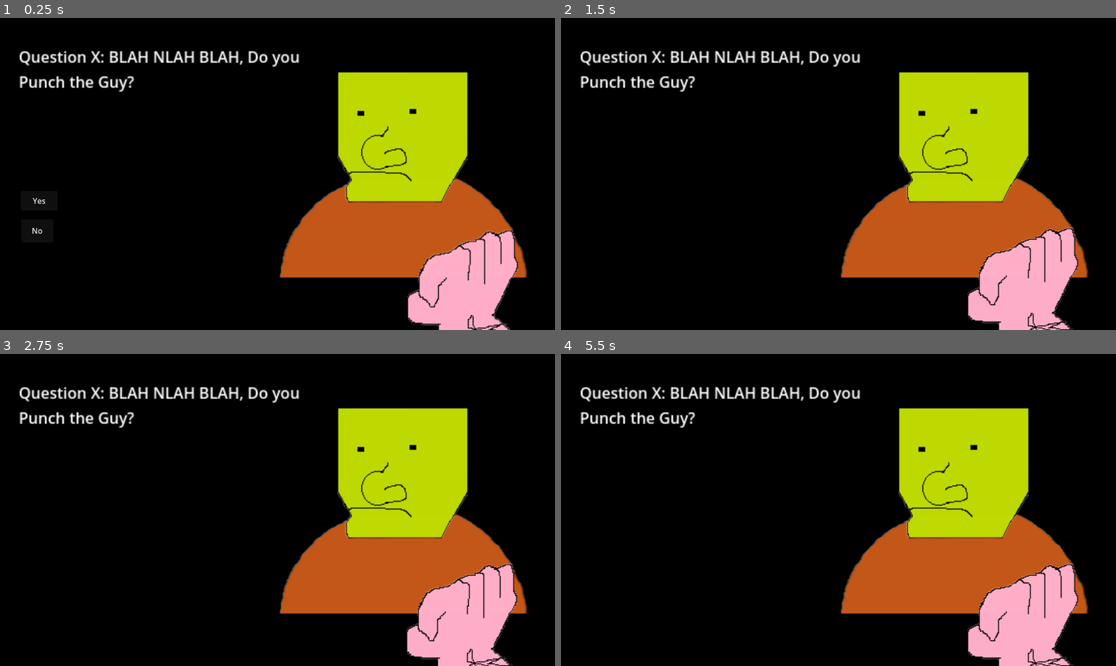
Above: before the commit, frames 1-4 (two rows, left to right).
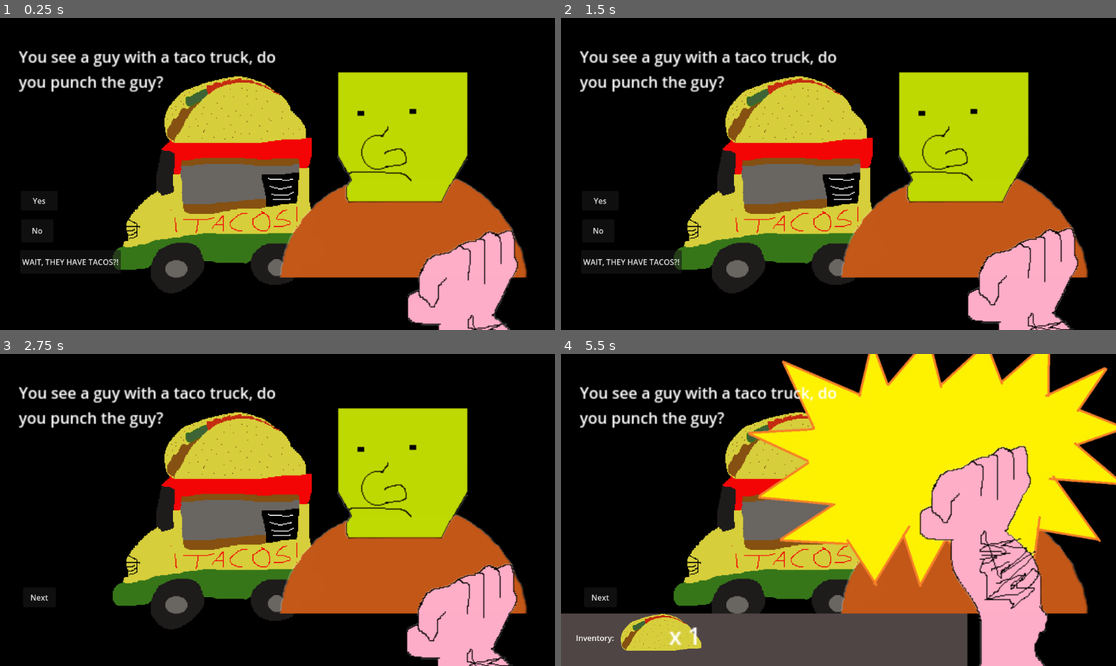
Above: after the commit, the same moments.

Repository: Do-You-Punch-The-Guy-Studios/do-you-punch-the-guy
Game: Godot game, scene res://scenes/the_guy_root_scene.tscn
The game is run twice, just before and just after one commit, with the same random seed, the same clock (stepped at 60 frames per second) and the same inputs.
Inputs (mouse positions are in pixels of both pictures, inside the frame that each line leads up to):
- Up to frame 1 (0.25 s): no input
- Up to frame 2 (1.5 s): click "Yes" at 0.5 s; click "Next" at 1.25 s
- Up to frame 3 (2.75 s): click (38, 566) at 2 s, where only the run after the commit has a clickable "No"
- Up to frame 4 (5.5 s): click (599, 597) at 2.75 s, where only the run after the commit has a clickable "Next"; click (633, 597) at 3.5 s, where only the run after the commit has a clickable "WAIT, THEY HAVE TACOS?!"; click (599, 597) at 4.25 s, where only the run after the commit has a clickable "Next"; click (599, 538) at 5 s, where only the run after the commit has a clickable "Yes"

The runs differ from the first frame. In frame 1, 18% of the frame differs, in the area x 3-57%, y 10-89%; in frame 2, 19%; in frame 3, 18%; in frame 4, 61%, in the area x 0-100%, y 0-100%.
Error before the commit: Invalid access to property or key 'question23' on a base object of type 'Dictionary'. (res://code/do-you-punch-the-guy-main.gd:117)

Commit message:
shop and punching the guy makes a noise!!!

Diff:
--- /dev/null
+++ b/code/attributions.json
@@ -0,0 +1 @@
+{"sound_url": "https://freesound.org/people/Artninja/sounds/797925/", "sound_name": "tmnt_2012_brad_myers_inspired_punches_04072025", "author_url": "https://freesound.org/people/Artninja/", "author_name": "Artninja", "license_url": "https://creativecommons.org/licenses/by/4.0/", "license_name": "Attribution 4.0"}
--- a/code/do-you-punch-the-guy-main.gd
+++ b/code/do-you-punch-the-guy-main.gd
@@ -21,6 +21,8 @@
 var playerInventory: = [];
 var alreadyDoneThis = false;
 
+@onready var punchAudio = preload("res://assets/sound/797925__artninja__tmnt_2012_brad_myers_inspired_punches_04072025.wav")
+@onready var theShop = preload("res://scenes/shared-scenes/theShop.tscn")
 @onready var questionScenes = {
 	"question2":preload("res://scenes/question2.tscn"),
 	"question3":preload("res://scenes/question3.tscn"),
@@ -43,6 +45,7 @@
 	"question20":preload("res://scenes/question20.tscn"),
 	"question21":preload("res://scenes/question21.tscn"),
 	"question22":preload("res://scenes/question22.tscn"),
+	"question23":preload("res://scenes/question23.tscn"),
 	};
 @onready var yesButton = $YesButton;
 @onready var noButton = $NoButton;
@@ -77,7 +80,7 @@
 	option3button.hide();
 	rng.randomize()
 
-	for i in range(2, 17):
+	for i in range(2, 22):
 		questionIndexes.append(i);
 
 	questionIndexes.shuffle();
@@ -111,7 +114,7 @@
 	currentQuestionIndex = nextQuestionIndex
 	nextQuestionIndex = questionIndexes.back()
 	questionIndexes.pop_back()
-	currentQuestionIndex =23;
+	currentQuestionIndex =22;
 	currentQuestion = questionInfo[str(currentQuestionIndex)];
 	if(currentQuestionIndex > 1):
 		self.add_child(questionScenes["question" + str(currentQuestionIndex)].instantiate())
@@ -141,6 +144,9 @@
 	var newPosition = Vector2(newXPosition, newYPosition )
 
 	punchArm.position = punchArm.position.lerp(newPosition, 1 - exp(-4))
+
+	$AudioStreamPlayer2D.stream = punchAudio
+	$AudioStreamPlayer2D.play()
 	await get_tree().create_timer(.25).timeout
 	$theAction/PowEffect.show();
 	$theAction/TheGuyface.hide();
@@ -201,6 +207,14 @@
 		animateScene(gameActions.animate)
 	if(gameActions.setTimer):
 		setTimer(gameActions.setTimer)
+	if(gameActions.shop):
+		openShop(gameActions.shop)
+
+func openShop(shop):
+	$theAction/PunchArm.hide();
+	$ScrollContainer/Question.hide();
+	self.add_child(theShop.instantiate());
+	$TheShop.stockItems(shop);
 
 func modifyInventory(addOrRemove: String, itemName: String):
 	if(addOrRemove == 'add'):
--- /dev/null
+++ b/code/shop.gd
@@ -0,0 +1,78 @@
+extends Node2D
+var tween: Tween
+
+var assets = {"BEER":{}, "ICECREAM":{}, "PUNCH":{}, "RUTABAGA":{}, "TACO":{}, "HOLYGRAIL":{}, "GUY":{}}
+var inventoryState = {"BEER":0, "ICECREAM":0, "PUNCH":0, "RUTABAGA":0, "TACO":0, "HOLYGRAIL":0, "GUY": 0, "TOTAL": 0}
+
+@onready var inventoryContainer = $ShopItemsContainer/ItemsForSale;
+
+func stockItems(shopInventory):
+	for item in shopInventory:
+		print(item)
+		createItemIconAndNumberAsset(item.item, item.quantity)
+		addItemToInventory(item.item)
+		updateItemNumberValue(item.quantity)
+	#if(addOrRemove == "add"):
+		#if(inventoryState[itemName] == 0):
+			#addItemToInventory(itemName)
+
+		#else:
+
+
+	#elif(addOrRemove=="remove"):
+		#if(inventoryState[itemName] == 0):
+			#removeItemFromInventory(itemName)
+			#createItemIconAndNumberAsset(itemName)
+		#else:
+			#removeItemFromInventory(itemName)
+			#updateItemNumberValue(itemName)
+
+func addItemToInventory(itemName:String):
+	inventoryState[itemName] += 1
+	inventoryState["TOTAL"] += 1
+
+func removeItemFromInventory(itemName:String):
+	inventoryState[itemName] -= 1
+	inventoryState["TOTAL"] -= 1
+	if(inventoryState["TOTAL"] == 0):
+		$TheShop.visible = false;
+
+func createItemIconAndNumberAsset(itemName, quantity):
+	var texture_display = TextureRect.new()
+	if(itemName != "HOLYGRAIL"):
+		var label = Label.new();
+		label.name = itemName + 'label'
+		inventoryState[itemName] = quantity
+		label.text = 'x ' + str(int(inventoryState[itemName]))
+		label.scale = Vector2(3, 3)
+		label.position = Vector2(100, 10)
+		label.z_index = 5
+		texture_display.add_child(label)
+
+	texture_display.name = itemName
+	texture_display.texture = assets[itemName]
+	texture_display.z_index = 5
+	texture_display.scale = Vector2(0.7, 0.7)
+	texture_display.position = Vector2(0, 500)
+	# WHY CANT I RESIZE SHIT?!?!?!?!
+	#texture_display.mouse_entered.connect(_on_mouse_entered)
+	#texture_display.mouse_exited.connect(_on_mouse_exited)
+	inventoryContainer.add_child(texture_display)
+
+func updateItemNumberValue(itemName):
+	var path = "ScrollContainer/Inventory/%s/%slabel" % [itemName, itemName]
+	var node = get_node_or_null(path)
+	print(node)
+	if node:
+		node.text='x ' + str(inventoryState[itemName])
+func _ready() -> void:
+	onInit()
+
+func onInit():
+	assets.BEER = preload("res://assets/items/beer.png")
+	assets.ICECREAM = preload("res://assets/items/icecream.png")
+	assets.PUNCH = preload("res://assets/items/Punch.png")
+	assets.RUTABAGA = preload("res://assets/items/Rudabega.png")
+	assets.TACO = preload("res://assets/items/taco.png")
+	assets.HOLYGRAIL = preload("res://assets/items/HolyGrail.png")
+	assets.GUY =  preload("res://assets/items/guy.png")
--- a/data/questions.json
+++ b/data/questions.json
@@ -33,7 +33,7 @@
 		"option3":false,
 		"yesTags":["BARFIGHT", "MEAN"],
 		"noTags":["PARTY"],
-		"onQuestion":{"inventory":"BEER", "animate": false, "setTimer": false},
+		"onQuestion":{"inventory":"BEER", "animate": false, "setTimer": false, "shop": false},
 		"onYes": false,
 		"onNo": false,
 		"isActive": true
@@ -63,7 +63,7 @@
 		"onQuestion":false,
 		"onYes": false,
 		"onNo": false,
-		"onOption3":{"inventory":"RUTABAGA", "animate": false, "setTimer": false},
+		"onOption3":{"inventory":"RUTABAGA", "animate": false, "setTimer": false, "shop": false},
 		"isActive": true
 	},
 	"6": {
@@ -76,7 +76,7 @@
 		"noTags":["LOSE"],
 		"onQuestion":false,
 		"onYes": false,
-		"onNo": {"animate":"VillainKill", "inventory": false, "setTimer": false},
+		"onNo": {"animate":"VillainKill", "inventory": false, "setTimer": false, "shop": false},
 		"isActive": true
 	},
 	"7": {
@@ -88,7 +88,7 @@
 		"yesTags":["ASSHOLE"],
 		"noTags":[],
 		"onQuestion": false,
-		"onYes": {"inventory":"RUTABAGA", "animate": false, "setTimer": false},
+		"onYes": {"inventory":"RUTABAGA", "animate": false, "setTimer": false, "shop": false},
 		"onNo": false,
 		"isActive": true
 	},
@@ -153,8 +153,8 @@
 		"yesTags":["WIN"],
 		"noTags":["LOSE"],
 		"onQuestion": false,
-		"onYes": {"animate":"TysonTKO", "inventory": false, "setTimer": false},
-		"onNo": {"animate":"TysonPunch", "inventory":false, "setTimer": false},
+		"onYes": {"animate":"TysonTKO", "inventory": false, "setTimer": false, "shop": false},
+		"onNo": {"animate":"TysonPunch", "inventory":false, "setTimer": false, "shop": false},
 		"isActive": true
 	},
 	"13": {
@@ -166,7 +166,7 @@
 		"yesTags":["UNDERSTANDABLE", "MEAN", "HITSKIDS"],
 		"noTags":[],
 		"onQuestion": false,
-		"onYes": {"animate":"PurpleDinoTKO", "inventory": false, "setTimer": false},
+		"onYes": {"animate":"PurpleDinoTKO", "inventory": false, "setTimer": false, "shop": false},
 		"onNo":false,
 		"isActive": true
 	},
@@ -194,7 +194,7 @@
 		"onQuestion": false,
 		"option3Tags":["NICE"],
 		"onOption3": false,
-		"onYes": {"inventory": "ICECREAM", "animate": false, "setTimer": false},
+		"onYes": {"inventory": "ICECREAM", "animate": false, "setTimer": false, "shop": false},
 		"onNo": false,
 		"isActive": true
 	},
@@ -206,7 +206,7 @@
 		"option3": false,
 		"yesTags":["PANIC", "WIN"],
 		"noTags":["LOSE"],
-		"onQuestion": {"setTimer": 10, "inventory": false, "animate": false},
+		"onQuestion": {"setTimer": 10, "inventory": false, "animate": false, "shop": false},
 		"onYes":false,
 		"onNo": false,
 		"onTimerUp":["LOSE"],
@@ -234,7 +234,7 @@
 		"yesTags":["ASSHOLE", "WIN"],
 		"noTags":["LOSE"],
 		"onQuestion": false,
-		"onYes": {"inventory": "HOLYGRAIL", "setTimer": false, "animate": false},
+		"onYes": {"inventory": "HOLYGRAIL", "setTimer": false, "animate": false, "shop": false},
 		"onNo": false,
 		"isActive": true
 	},
@@ -245,8 +245,8 @@
 		"option3": false,
 		"yesTags":["PANIC"],
 		"noTags":["LOSE"],
-		"onQuestion": {"setTimer": 30, "inventory": false,  "animate": false},
-		"onYes": {"setTimer": false, "inventory": false,  "animate": "punchZombie"},
+		"onQuestion": {"setTimer": 30, "inventory": false,  "animate": false, "shop": false},
+		"onYes": {"setTimer": false, "inventory": false,  "animate": "punchZombie", "shop": false},
 		"onNo": false,
 		"isActive": true
 	},
@@ -282,7 +282,7 @@
 		"yesTags":["ASSHOLE"],
 		"noTags":[],
 		"option3Tags":[],
-		"onOption3":{"inventory":"TACO","setTimer": false, "animate": false,},
+		"onOption3":{"inventory":"TACO","setTimer": false, "animate": false, "shop": false},
 		"onQuestion": false,
 		"onYes": false,
 		"onNo": false,
@@ -296,7 +296,7 @@
 		"yesTags":["ASSHOLE", "BARFIGHT"],
 		"noTags":[],
 		"option3Tags":[],
-		"onOption3":{"shop":{"BEER": 1, "PUNCH": 1}},
+		"onOption3":{"shop":[{"item":"BEER", "quantity": 1}, {"item":"PUNCH", "quantity": 1}], "inventory": false, "animate": false, "setTimer":false},
 		"onQuestion": false,
 		"onYes": false,
 		"onNo": false,
--- /dev/null
+++ b/scenes/question23.tscn
@@ -0,0 +1,3 @@
+[gd_scene format=3 uid="uid://behj1q67v56ya"]
+
+[node name="Question23" type="Node2D"]
--- a/scenes/question7.tscn
+++ b/scenes/question7.tscn
@@ -2,7 +2,7 @@
 
 [ext_resource type="Texture2D" uid="uid://mg2gtc8cocdd" path="res://assets/items/Rudabega.png" id="1_13t32"]
 [ext_resource type="Texture2D" uid="uid://dn5pkyp0wf1df" path="res://assets/question3/bar.png" id="1_dka3t"]
-[ext_resource type="Script" uid="uid://ccbla1qxrsttj" path="res://scenes/pile_of_rutabagas.gd" id="1_qqub8"]
+[ext_resource type="Script" uid="uid://ccbla1qxrsttj" path="res://code/pile_of_rutabagas.gd" id="1_qqub8"]
 
 [node name="Question7" type="Node2D"]
 
--- a/scenes/shared-scenes/player-inventory.tscn
+++ b/scenes/shared-scenes/player-inventory.tscn
@@ -1,6 +1,6 @@
 [gd_scene load_steps=3 format=3 uid="uid://byq300qt4sjkt"]
 
-[ext_resource type="Script" uid="uid://cmjvatvultk05" path="res://scenes/shared-scenes/player_inventory.gd" id="1_6uo77"]
+[ext_resource type="Script" uid="uid://cmjvatvultk05" path="res://code/player_inventory.gd" id="1_6uo77"]
 [ext_resource type="Texture2D" uid="uid://ua1incwr5lqd" path="res://assets/inventory-background.png" id="7_1tuda"]
 
 [node name="PlayerInventory" type="Node2D"]
--- a/scenes/shared-scenes/theShop.tscn
+++ b/scenes/shared-scenes/theShop.tscn
@@ -1,20 +1,22 @@
-[gd_scene load_steps=2 format=3 uid="uid://ckp4hbjl760t7"]
+[gd_scene load_steps=3 format=3 uid="uid://ckp4hbjl760t7"]
 
 [ext_resource type="Texture2D" uid="uid://1knuqlkrc17" path="res://assets/shop.png" id="1_l4qg2"]
+[ext_resource type="Script" uid="uid://bt5d4n3uou5ac" path="res://code/shop.gd" id="2_abwb1"]
 
 [node name="TheShop" type="Node2D"]
+script = ExtResource("2_abwb1")
 
 [node name="Shop" type="Sprite2D" parent="."]
 z_index = 2
-position = Vector2(575.00006, 320.50003)
-scale = Vector2(0.81222224, 1.0122223)
+position = Vector2(561.5, 361.5)
+scale = Vector2(0.6805556, 0.86777765)
 texture = ExtResource("1_l4qg2")
 
-[node name="ScrollContainer" type="ScrollContainer" parent="."]
-offset_left = -75.0
-offset_top = 56.0
-offset_right = 631.0
-offset_bottom = 440.0
+[node name="ShopItemsContainer" type="ScrollContainer" parent="."]
+offset_left = 22.0
+offset_top = 140.0
+offset_right = 636.0
+offset_bottom = 461.0
 
-[node name="ItemsForSale" type="BoxContainer" parent="ScrollContainer"]
+[node name="ItemsForSale" type="BoxContainer" parent="ShopItemsContainer"]
 layout_mode = 2
--- a/scenes/the_guy_root_scene.tscn
+++ b/scenes/the_guy_root_scene.tscn
@@ -117,3 +117,5 @@
 
 [node name="Timer" type="Timer" parent="TimerText"]
 one_shot = true
+
+[node name="AudioStreamPlayer2D" type="AudioStreamPlayer2D" parent="."]
Binary file added: assets/question24/moustache.png
Not shown, added: assets/question24/moustache.png.import
Not shown, added: assets/sound/797925__artninja__tmnt_2012_brad_myers_inspired_punches_04072025.wav.import
Renamed: scenes/pile_of_rutabagas.gd -> code/pile_of_rutabagas.gd
Renamed: scenes/pile_of_rutabagas.gd.uid -> code/pile_of_rutabagas.gd.uid
Renamed: scenes/shared-scenes/player_inventory.gd -> code/player_inventory.gd
Renamed: scenes/shared-scenes/player_inventory.gd.uid -> code/player_inventory.gd.uid
Not shown, added: code/shop.gd.uid
Not shown, added: assets/question24/girlHair.zip
Not shown, added: assets/sound/797925__artninja__tmnt_2012_brad_myers_inspired_punches_04072025.wav
